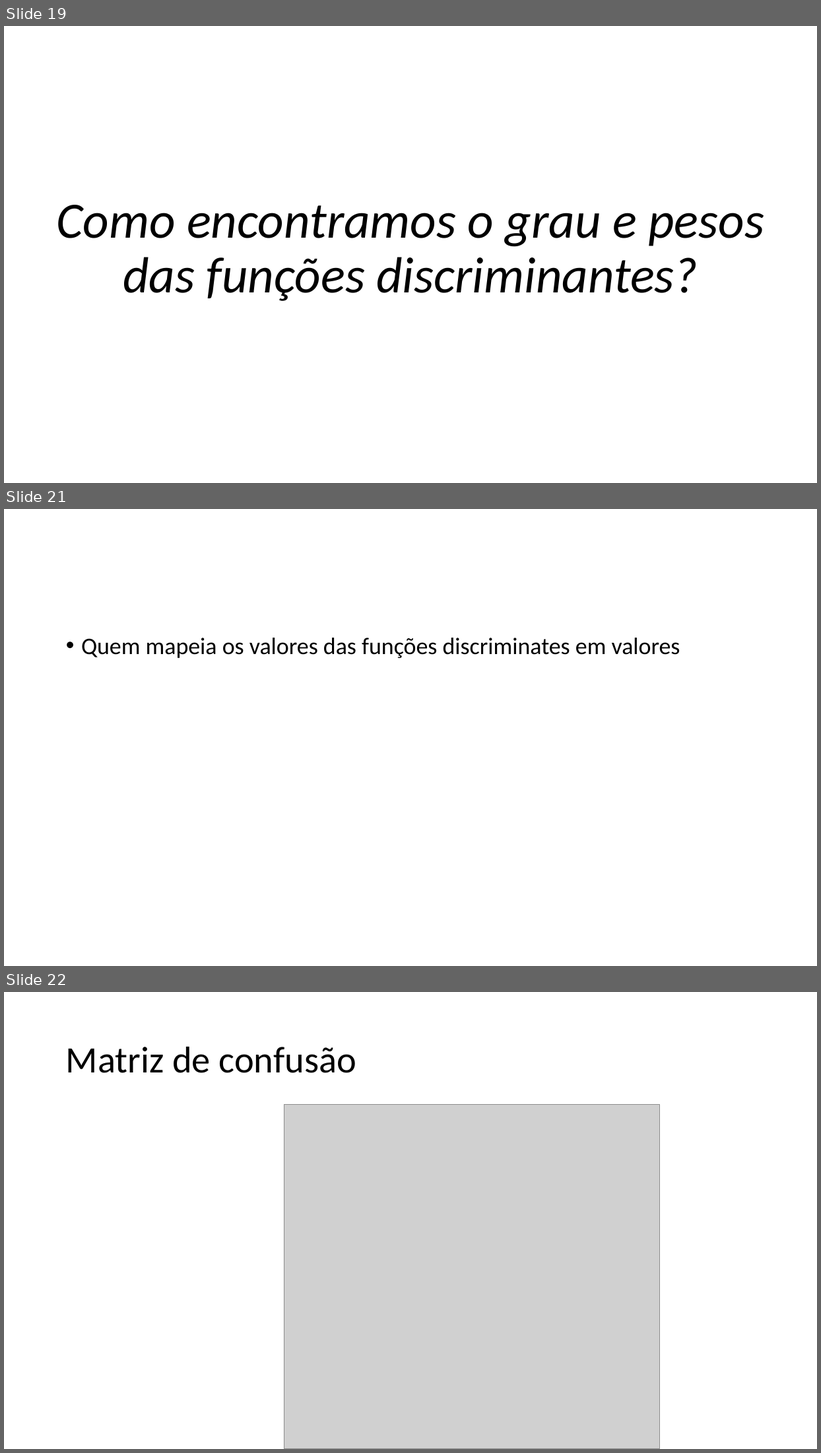
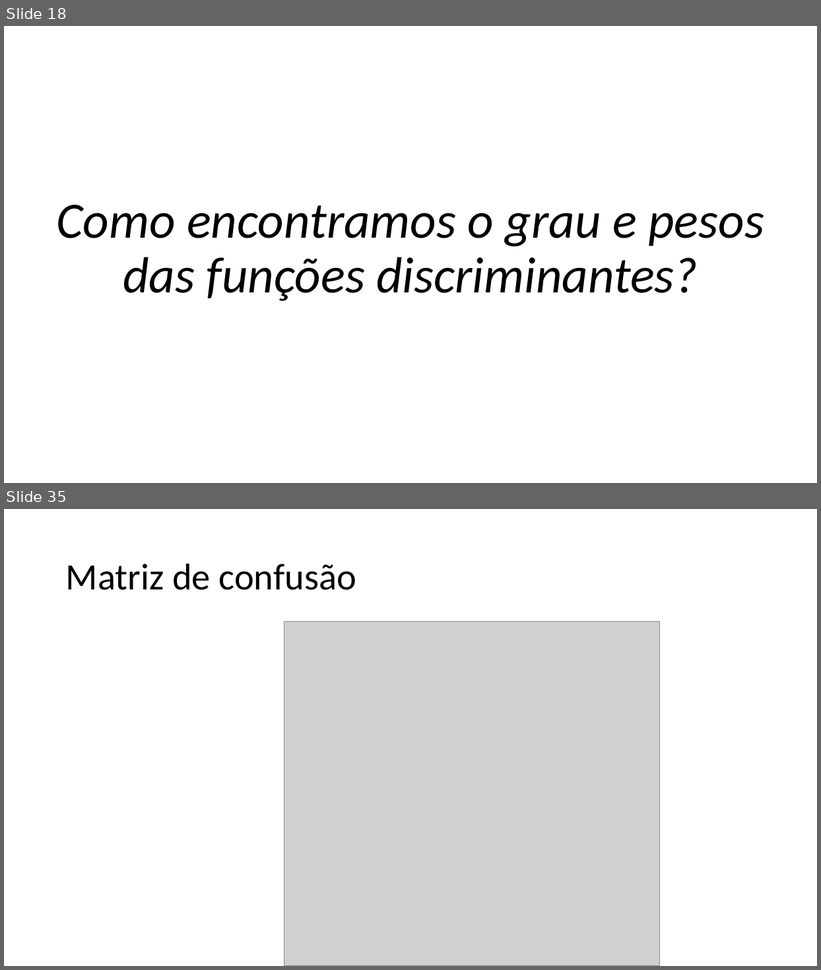
Before and after one commit to zz4fap/c24_inteligencia_artificial, a slide deck: slides/C24_Classificação.pptx. Shown one above the other, each under a label of ours: slides 19, 21 and 22 before the commit, slides 18 and 35 after it; the slides between them are not shown. The pictures are 821x1453 and 821x970 pixels, drawn with LibreOffice and Linux fonts; fonts in the diff are those of the drawing; grey boxes stand for pictures. Boxes give left, top, right and bottom in pixels: in the first picture for what was removed or moved away, otherwise in the second. Text is boxed around its words. In the diff, an @@ line names an element or a change of style, - is before the commit and + after.

```diff
--- a/slides/C24_Classificação.pptx
+++ b/slides/C24_Classificação.pptx
@@ slide 21 removed at <box>4,509,817,966</box>, background #FFFFFF @@
@@ text removed at <box>81,638,680,658</box> @@
-• Quem mapeia os valores das funções discriminates em valores
@@ what was slide 19 is now slide 18 @@
@@ what was slide 22 is now slide 35 @@
```
Also in this commit, not shown: 2 slides changed, 14 slides added, 4 other files.
